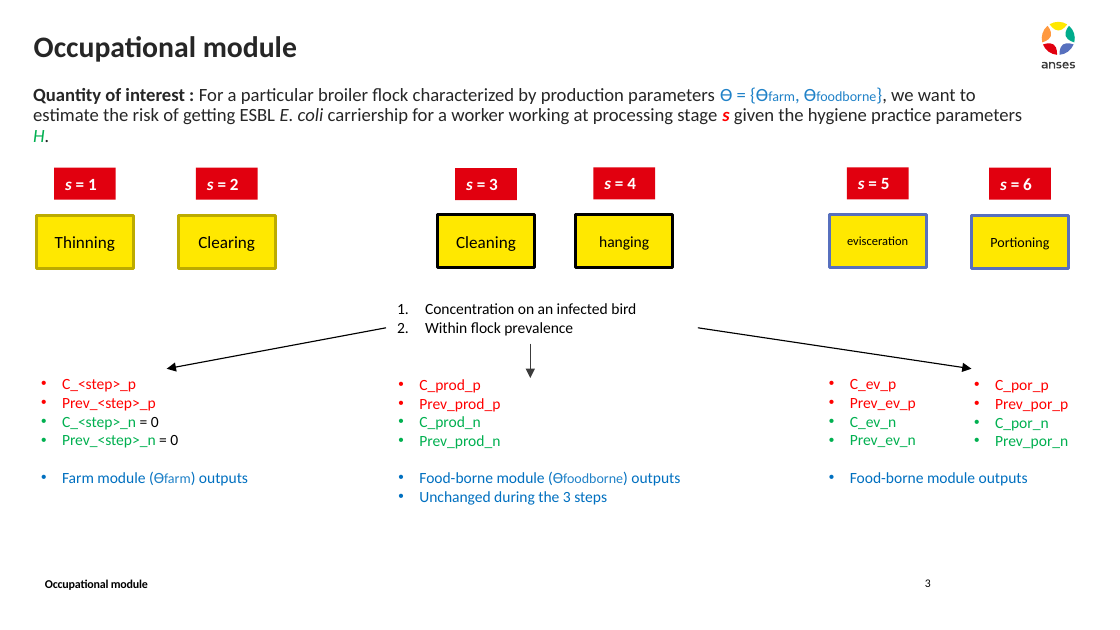
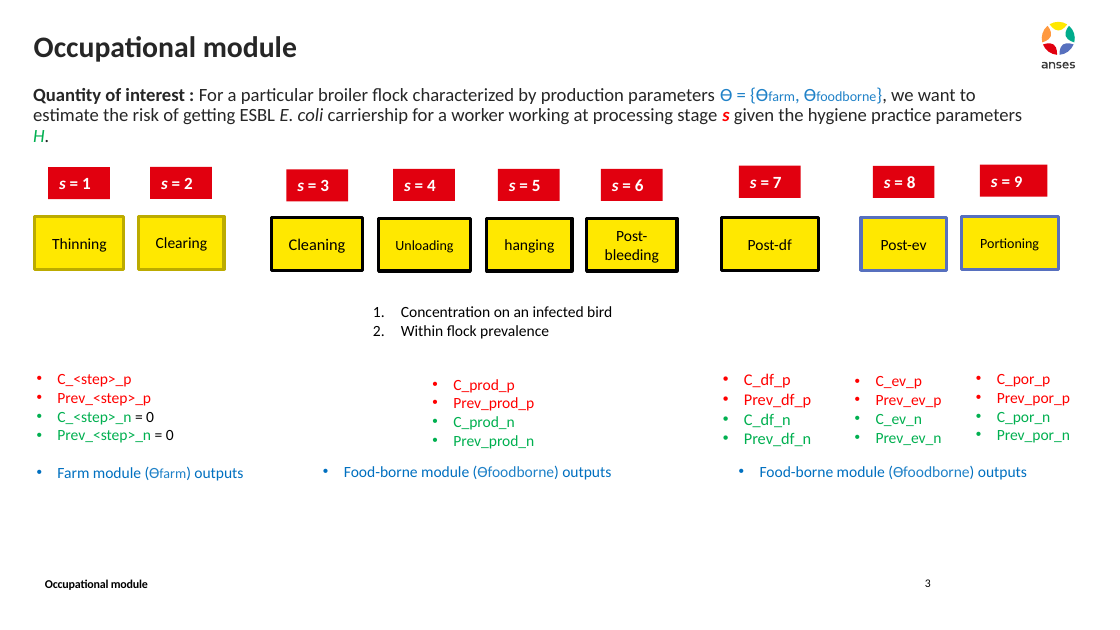
Before and after one commit to ENVIRE-JPIAMR/occupational-module, a slide deck: slide 3 of docs/draft.pptx. Drawn at 1120x630 pixels with LibreOffice and Linux fonts; fonts in the diff are those of the drawing. Boxes give left, top, right and bottom in pixels: in the first picture for what was removed or moved away, otherwise in the second. Text is boxed around its words. In the diff, an @@ line names an element or a change of style, - is before the commit and + after.

```diff
--- a/docs/draft.pptx
+++ b/docs/draft.pptx
@@ rectangle "s = 1": place and size @@
-rectangle "s = 1" at bbox=[54, 168, 115, 200]
+rectangle "s = 1" at bbox=[48, 167, 110, 199]
@@ rectangle "s = 2": place and size @@
-rectangle "s = 2" at bbox=[196, 168, 258, 200]
+rectangle "s = 2" at bbox=[150, 167, 212, 199]
@@ rectangle "s = 3": place and size @@
-rectangle "s = 3" at bbox=[455, 168, 516, 200]
+rectangle "s = 3" at bbox=[287, 169, 348, 202]
@@ rectangle "s = 4": place and size @@
-rectangle "s = 4" at bbox=[594, 167, 655, 199]
+rectangle "s = 4" at bbox=[393, 169, 455, 202]
@@ rectangle "s = 5": place and size @@
-rectangle "s = 5" at bbox=[847, 167, 908, 199]
+rectangle "s = 5" at bbox=[498, 169, 560, 202]
@@ rectangle "s = 6": place and size @@
-rectangle "s = 6" at bbox=[989, 168, 1051, 200]
+rectangle "s = 6" at bbox=[601, 169, 663, 202]
@@ group added at bbox=[379, 165, 1047, 271]: 7 rectangles @@
+Post-bleeding
+Unloading
+s = 7
+Post-df
+s = 9
+Post-ev
+s = 8
@@ rectangle "Thinning": place and size @@
-rectangle "Thinning" at bbox=[37, 215, 134, 268]
+rectangle "Thinning" at bbox=[35, 216, 123, 269]
@@ rectangle "Thinning" at bbox=[35, 216, 123, 269]: size 11 to 10 pt @@
@@ rectangle "Clearing" at bbox=[139, 216, 224, 269]: size 11 to 10 pt @@
@@ rectangle "Clearing": place and size @@
-rectangle "Clearing" at bbox=[178, 215, 276, 268]
+rectangle "Clearing" at bbox=[139, 216, 224, 269]
@@ rectangle "Cleaning": place and size @@
-rectangle "Cleaning" at bbox=[438, 215, 535, 268]
+rectangle "Cleaning" at bbox=[271, 217, 363, 270]
@@ rectangle "Cleaning" at bbox=[271, 217, 363, 270]: size 11 to 10.5 pt @@
@@ rectangle "hanging": place and size @@
-rectangle "hanging" at bbox=[576, 215, 673, 268]
+rectangle "hanging" at bbox=[487, 218, 572, 271]
@@ rectangle removed at bbox=[829, 215, 926, 268] @@
-evisceration
@@ rectangle "Portioning": place and size @@
-rectangle "Portioning" at bbox=[971, 215, 1068, 268]
+rectangle "Portioning" at bbox=[961, 217, 1058, 270]
@@ text "Concentration on an infected bird": place and size @@
-text "Concentration on an infected bird" at bbox=[425, 303, 636, 336]
+text "Concentration on an infected bird" at bbox=[401, 306, 612, 339]
@@ arrow removed from (386, 328) to (167, 368) @@
@@ arrow removed from (698, 328) to (971, 368) @@
@@ arrow removed from (531, 344) to (531, 379) @@
@@ text "C_<step>_p": place and size @@
-text "C_<step>_p" at bbox=[62, 379, 248, 486]
+text "C_<step>_p" at bbox=[57, 374, 243, 481]
@@ text "C_prod_p": place and size @@
-text "C_prod_p" at bbox=[419, 379, 680, 505]
+text "C_prod_p" at bbox=[453, 379, 534, 449]
@@ text added at bbox=[744, 373, 811, 447], 10.5 pt, text #FF0000 @@
+• C_df_p
+• Prev_df_p
+• C_df_n
+• Prev_df_n
@@ text "C_ev_p": place and size @@
-text "C_ev_p" at bbox=[850, 379, 1028, 486]
+text "C_ev_p" at bbox=[876, 376, 942, 445]
@@ text "C_por_p": place and size @@
-text "C_por_p" at bbox=[995, 380, 1068, 449]
+text "C_por_p" at bbox=[997, 374, 1070, 443]
@@ text added at bbox=[344, 465, 611, 480], 10 pt, text #0070C0 @@
+• Food-borne module (Ɵfoodborne) outputs
@@ text at bbox=[419, 472, 680, 505]: paragraphs removed @@
-• Food-borne module (Ɵfoodborne) outputs
-• Unchanged during the 3 steps
@@ text added at bbox=[760, 465, 1027, 480], 10 pt, text #0070C0 @@
+• Food-borne module (Ɵfoodborne) outputs
@@ text at bbox=[850, 472, 1028, 486]: paragraph removed @@
-• Food-borne module outputs
```
Also in this commit, not shown: 2 other slides changed, 1 slide added, 9 other files.
